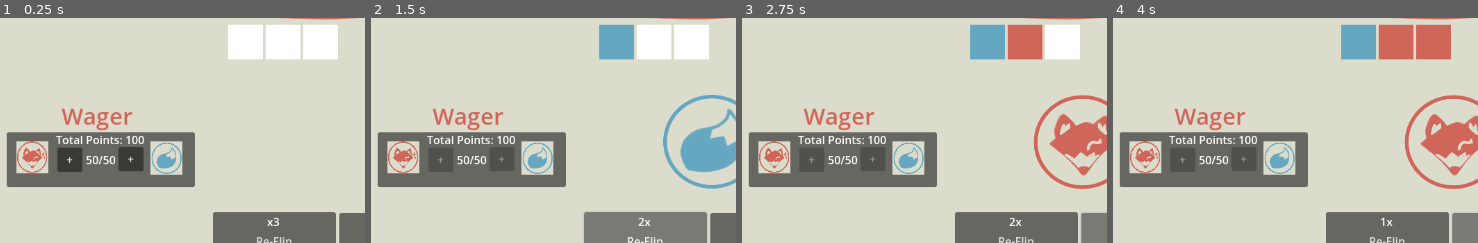
Above: before the commit, frames 1-4 (left to right).
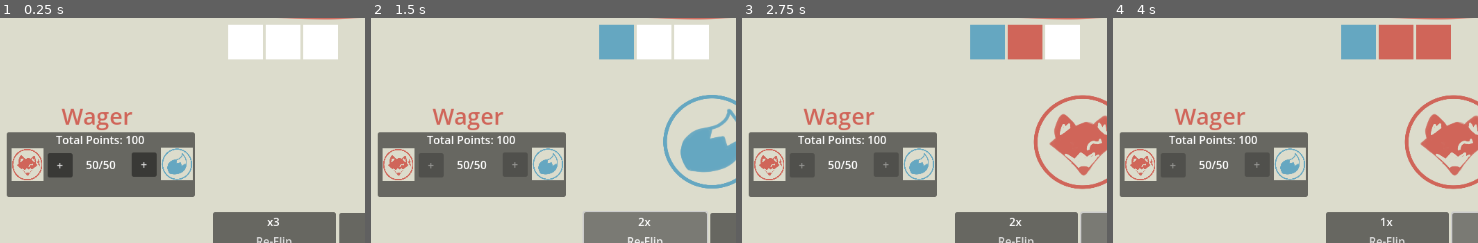
Above: after the commit, the same moments.

Repository: LeslieLlama/foxflipper
Game: Godot game, scene res://Scenes/main_game.tscn
Same seed, same stepped clock (60 frames per second), same inputs: the game is played once before the commit and once after it.
Inputs:
- Up to frame 1 (0.25 s): no input
- Up to frame 2 (1.5 s): click "Flip" at 0.5 s; click "Re-Flip" at 1.25 s
- Up to frame 3 (2.75 s): click "Flip" at 2 s
- Up to frame 4 (4 s): click "Re-Flip" at 2.75 s; click "Flip" at 3.5 s
The pictures show only the part of the screen within x 0-50%, y 43-93%; the shares and areas given below are measured in that part.

The runs differ from the first frame. In frame 1, 7.2% of the frame differs, in the area x 1-54%, y 54-80%; in frame 2, 5.7%; in frame 3, 5.7%; in frame 4, 5.7%.

Commit message:
Shop update
Purchases are now counted and limited, and you can now buy more reflips. Additionally, buying more points in the store updates the UI and distributes them more accordingly on purchase.

Diff:
--- a/Scenes/main_game.tscn
+++ b/Scenes/main_game.tscn
@@ -145,7 +145,7 @@
 offset_left = 109.0
 offset_top = 120.0
 offset_right = 380.0
-offset_bottom = 199.0
+offset_bottom = 213.0
 grow_vertical = 2
 
 [node name="Title" type="Label" parent="CoinBetting"]
@@ -188,14 +188,14 @@
 text = "50/50"
 
 [node name="HeadsCoinSprite" type="Sprite2D" parent="CoinBetting"]
-position = Vector2(37, 36)
+position = Vector2(29.9508, 46.6346)
 scale = Vector2(0.1065, 0.110442)
 texture = ExtResource("1_ch256")
 region_enabled = true
 region_rect = Rect2(30.0001, 466, 431, 422)
 
 [node name="HeadsCoinSprite2" type="Sprite2D" parent="CoinBetting"]
-position = Vector2(230, 37)
+position = Vector2(244.951, 45.6346)
 scale = Vector2(0.1065, 0.110442)
 texture = ExtResource("1_ch256")
 region_enabled = true
@@ -208,10 +208,10 @@
 anchor_top = 0.5
 anchor_right = 0.5
 anchor_bottom = 0.5
-offset_left = 25.5
-offset_top = -18.5
-offset_right = 61.5
-offset_bottom = 16.5
+offset_left = 44.5
+offset_top = -18.0
+offset_right = 80.5
+offset_bottom = 17.0
 grow_horizontal = 2
 grow_vertical = 2
 text = "+"
@@ -223,10 +223,10 @@
 anchor_top = 0.5
 anchor_right = 0.5
 anchor_bottom = 0.5
-offset_left = -62.5
-offset_top = -17.5
-offset_right = -26.5
-offset_bottom = 17.5
+offset_left = -76.5
+offset_top = -17.0
+offset_right = -40.5
+offset_bottom = 18.0
 grow_horizontal = 2
 grow_vertical = 2
 text = "+"
@@ -258,7 +258,7 @@
 text = "Shop"
 horizontal_alignment = 1
 
-[node name="ShopTitle2" type="Label" parent="ShopPanel"]
+[node name="PurchaseCount" type="Label" parent="ShopPanel"]
 layout_mode = 1
 anchors_preset = 5
 anchor_left = 0.5
@@ -279,17 +279,22 @@
 anchor_top = 0.5
 anchor_right = 0.5
 anchor_bottom = 0.5
-offset_left = -120.0
-offset_top = -232.0
-offset_right = 113.0
-offset_bottom = -144.0
+offset_left = -121.0
+offset_top = -248.5
+offset_right = 112.0
+offset_bottom = -184.5
 grow_horizontal = 2
 grow_vertical = 2
 
 [node name="Label" type="Label" parent="ShopPanel/BuyPointsPanel"]
-layout_mode = 0
+layout_mode = 1
+anchors_preset = 4
+anchor_top = 0.5
+anchor_bottom = 0.5
+offset_top = -31.0
 offset_right = 175.0
-offset_bottom = 88.0
+offset_bottom = 33.0
+grow_vertical = 2
 text = "+50 points"
 horizontal_alignment = 1
 vertical_alignment = 1
@@ -316,22 +321,69 @@
 anchor_top = 0.5
 anchor_right = 0.5
 anchor_bottom = 0.5
-offset_left = -119.0
-offset_top = -129.0
-offset_right = 114.0
-offset_bottom = -41.0
+offset_left = -121.0
+offset_top = -175.5
+offset_right = 112.0
+offset_bottom = -112.5
 grow_horizontal = 2
 grow_vertical = 2
 
 [node name="Label" type="Label" parent="ShopPanel/BuyCoinsPanel"]
-layout_mode = 0
+layout_mode = 1
+anchors_preset = 4
+anchor_top = 0.5
+anchor_bottom = 0.5
+offset_top = -32.5
 offset_right = 175.0
-offset_bottom = 88.0
+offset_bottom = 31.5
+grow_vertical = 2
 text = "+1 Coin"
 horizontal_alignment = 1
 vertical_alignment = 1
 
 [node name="Button" type="Button" parent="ShopPanel/BuyCoinsPanel"]
+layout_mode = 1
+anchors_preset = 6
+anchor_left = 1.0
+anchor_top = 0.5
+anchor_right = 1.0
+anchor_bottom = 0.5
+offset_left = -57.5
+offset_top = -23.0
+offset_right = -10.5
+offset_bottom = 25.0
+grow_horizontal = 0
+grow_vertical = 2
+text = "+"
+
+[node name="BuyReflips" type="Panel" parent="ShopPanel"]
+layout_mode = 1
+anchors_preset = 8
+anchor_left = 0.5
+anchor_top = 0.5
+anchor_right = 0.5
+anchor_bottom = 0.5
+offset_left = -121.0
+offset_top = -107.5
+offset_right = 112.0
+offset_bottom = -44.5
+grow_horizontal = 2
+grow_vertical = 2
+
+[node name="Label" type="Label" parent="ShopPanel/BuyReflips"]
+layout_mode = 1
+anchors_preset = 4
+anchor_top = 0.5
+anchor_bottom = 0.5
+offset_top = -31.0
+offset_right = 175.0
+offset_bottom = 31.0
+grow_vertical = 2
+text = "+1 Re-Flip"
+horizontal_alignment = 1
+vertical_alignment = 1
+
+[node name="Button" type="Button" parent="ShopPanel/BuyReflips"]
 layout_mode = 1
 anchors_preset = 6
 anchor_left = 1.0
@@ -551,4 +603,6 @@
 [connection signal="button_up" from="ShopPanel/BuyPointsPanel/Button" to="." method="_add_points"]
 [connection signal="button_up" from="ShopPanel/BuyCoinsPanel/Button" to="." method="_add_coin"]
 [connection signal="button_up" from="ShopPanel/BuyCoinsPanel/Button" to="." method="add_purchase"]
+[connection signal="button_up" from="ShopPanel/BuyReflips/Button" to="." method="add_purchase"]
+[connection signal="button_up" from="ShopPanel/BuyReflips/Button" to="." method="_add_reflips"]
 [connection signal="button_up" from="GameOverPanel/RetryButton" to="." method="_on_retry_button_button_up"]
--- a/Scripts/main_game.gd
+++ b/Scripts/main_game.gd
@@ -4,6 +4,7 @@
 var coinCount = 0
 var maxCoinCount = 0
 var reflipCount = 3
+var maxReflipCount = 3
 
 var totalValue = 100
 var headsValue = 50
@@ -11,13 +12,16 @@
 var currentScore = 0
 
 var RoundNumber = 1
-var RequiredScore = [150,300,600,1200,1210,1220,1230,1240]
+var RequiredScore = [150,300,600,1200,1210,1220,1230,1240,28000]
 
 var CoinHistory = []
 var CoinHistorySprites = []
-var scoreDisplayed : bool = false
 
 var purchases = 0
+var maxPurchases = 2
+
+enum GameState {MENU,BETTING,SCORING,SHOP,GAME_OVER}
+var CurrentGameState = GameState.BETTING
 
 @onready var CoinHistoryNode = $CoinFlipHistory
 @onready var NextCoinButton = $NextCoinButton
@@ -33,19 +37,28 @@
 
 
 func _on_next_coin_button_button_up() -> void:
-	if scoreDisplayed == true:
+	if CurrentGameState == GameState.SHOP:
 		reset_table()
+		CurrentGameState = GameState.BETTING
 		return
-	if coinCount == maxCoinCount:
-		display_score()
-		scoreDisplayed = true
-		ReDoCoinButton.disabled = true
+	if CurrentGameState == GameState.BETTING:
+		if coinCount == maxCoinCount:
+			display_score()
+			ReDoCoinButton.disabled = true
+			NextCoinButton.text = "Shop"
+			return
+		flip_coin(false)
+	if CurrentGameState == GameState.SCORING:
+		$ShopPanel.show()
+		CurrentGameState = GameState.SHOP
 		NextCoinButton.text = "Next Round"
-	else:
-		flip_coin(false)
+
+
 
 func _on_re_do_coin_button_button_up() -> void:
-	flip_coin(true)
+	if reflipCount >= 1:
+		flip_coin(true)
+
 
 func flip_coin(is_reflip : bool):
 	var flip_value = rng.randi_range(0, 1)
@@ -69,6 +82,8 @@
 		else:
 			CoinHistory.append(0)
 			coinCount += 1
+	if reflipCount == 0:
+		ReDoCoinButton.disabled = true
 	$ReDoCoinButton/ReflipAmmount.text = str(reflipCount,"x")
 	$NextCoinButton/CoinAmmount.text = str(coinCount,"/",maxCoinCount)
 	print(CoinHistory)
@@ -105,10 +120,10 @@
 
 
 func display_score():
+	CurrentGameState = GameState.SCORING
 	coin_pattern_searcher()
 	if currentScore >= RequiredScore[RoundNumber-1]:
 		RoundNumber += 1
-		$ShopPanel.show()
 	else:
 		print("Game Over!")
 		game_over()
@@ -125,6 +140,7 @@
 func reset_game():
 	reset_table()
 	RoundNumber = 1
+	maxReflipCount = 3
 	maxCoinCount = 0
 	CoinHistorySprites.clear()
 	for c in CoinHistoryNode.get_children():
@@ -135,7 +151,9 @@
 	totalValue = 100
 	$GameOverPanel.hide()
 
-
+	headsValue = 50
+	tailsValue = 50
+	totalValue = 100
 
 func reset_table():
 	currentScore = 0
@@ -143,21 +161,20 @@
 	for c in CoinHistorySprites:
 		c.color = Color.WHITE
 	coinCount = 0
-	reflipCount = 3
-	scoreDisplayed = false
-	headsValue = totalValue%2
-	tailsValue = totalValue - headsValue
+	reflipCount = maxReflipCount
 	$CurrentRoundLabel.text = str("Round","\n",RoundNumber,"/12")
 	$RequiredScoreLabel.text = str(RequiredScore[RoundNumber-1])
 	$RoundScoreLabel.text = str(currentScore)
 	$ReDoCoinButton/ReflipAmmount.text = str(reflipCount,"x")
 	$NextCoinButton/CoinAmmount.text = str(coinCount,"/",maxCoinCount)
 	$NextCoinButton.text = "Flip"
-
 	ReDoCoinButton.disabled = false
 	$CoinBetting/AddTails.disabled = false
 	$CoinBetting/AddHeads.disabled = false
 	$ShopPanel.hide()
+	purchases = 0
+	disable_buy_buttons(false)
+	CurrentGameState = GameState.BETTING
 
 
 func _on_add_tails_button_up() -> void:
@@ -167,7 +184,7 @@
 	if tailsValue >= totalValue:
 		$CoinBetting/AddTails.disabled = true
 	else: $CoinBetting/AddTails.disabled = false
-	$CoinBetting/SplitPoints.text = str(headsValue,"/",tailsValue)
+	update_coin_betting_ui()
 
 func _on_add_heads_button_up() -> void:
 	$CoinBetting/AddTails.disabled = false
@@ -176,7 +193,7 @@
 	if headsValue >= totalValue:
 		$CoinBetting/AddHeads.disabled = true
 	else: $CoinBetting/AddHeads.disabled = false
-	$CoinBetting/SplitPoints.text = str(headsValue,"/",tailsValue)
+	update_coin_betting_ui()
 
 func _add_coin():
 	maxCoinCount += 1
@@ -185,9 +202,31 @@
 	CoinHistoryNode.add_child(child_node)
 	CoinHistorySprites = CoinHistoryNode.get_children()
 
-
+func _add_reflips():
+	maxReflipCount += 1
 func _add_points():
 	totalValue += 50
+	if headsValue > tailsValue:
+		headsValue += 40
+		tailsValue += 10
+	elif headsValue == tailsValue:
+		headsValue += 30
+		tailsValue += 20
+	else:
+		headsValue += 10
+		tailsValue += 40
+	update_coin_betting_ui()
+
+func update_coin_betting_ui():
+	$CoinBetting/TotalPoints.text = str("Total Points: ",totalValue)
+	$CoinBetting/SplitPoints.text = str(headsValue,"/",tailsValue)
 
 func add_purchase():
 	purchases += 1
+	$ShopPanel/PurchaseCount.text = str("Purchases: ",purchases,"/",maxPurchases)
+	if purchases == maxPurchases:
+		disable_buy_buttons(true)
+func disable_buy_buttons(disable_value : bool):
+	$ShopPanel/BuyPointsPanel/Button.disabled = disable_value
+	$ShopPanel/BuyCoinsPanel/Button.disabled = disable_value
+	$ShopPanel/BuyReflips/Button.disabled = disable_value
